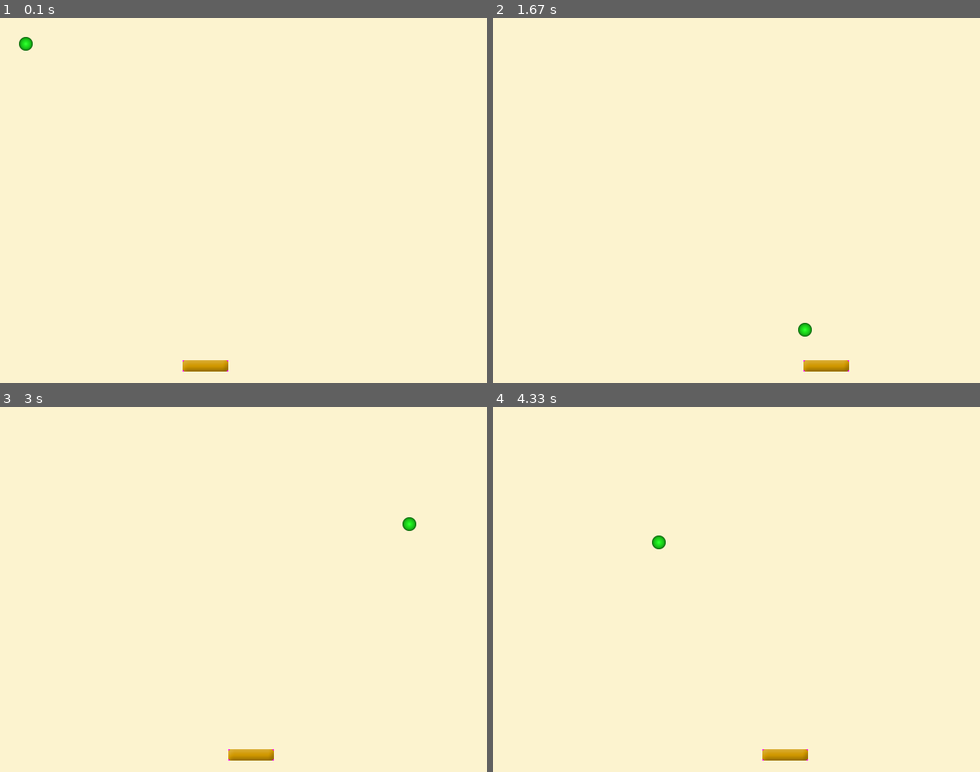
Above: before the commit, frames 1-4 (two rows, left to right).
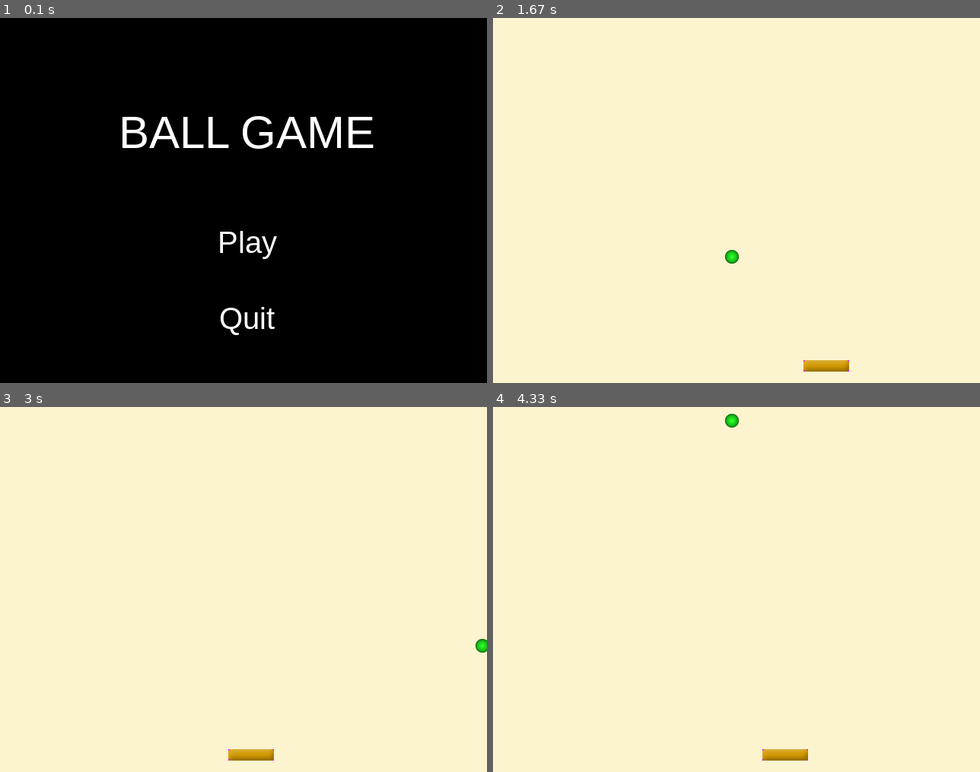
Above: after the commit, the same moments.

Repository: Aimar1109/3.Ebaluazioa
Game: pygame game, started from game_ball/game_02.py
The game is run twice, just before and just after one commit, with the same random seed, the same clock (stepped at 60 frames per second) and the same inputs.
Inputs (mouse positions are in pixels of both pictures, inside the frame that each line leads up to):
- Up to frame 1 (0.1 s): no input
- Up to frame 2 (1.67 s): click (741, 244) at 0.38 s, where only the run after the commit has a clickable "Play"; hold Right 0.67-1.13 s; hold Right 1.17-1.63 s
- Up to frame 3 (3 s): hold Left 1.67-2.2 s; hold Left 2.23-2.63 s; hold Right from 2.67 s (still down)
- Up to frame 4 (4.33 s): release Right at 3.3 s; hold Left 3.33-3.8 s; hold Right 3.83-4.3 s

The runs differ from the first frame. In frame 1, 100% of the frame differs, in the area x 0-100%, y 0-100%; in frame 2, 0.2%; in frame 3, 0.2%; in frame 4, 0.2%.

Commit message:
initial menu

Diff:
--- a/game_ball/game_02.py
+++ b/game_ball/game_02.py
@@ -8,7 +8,6 @@
 ball = pygame.image.load("ball.png")
 ballrect = ball.get_rect()
 
-speed = [4, 4]
 
 ballrect.move_ip(0, 0)
 
@@ -17,38 +16,71 @@
 
 baterect.move_ip(240, 450)
 
-jugando = True
+# INITIAL VARIABLES
+running = True
+game_state = False
+speed = [4, 4]
 
-while jugando:
-    for event in pygame.event.get():
-        if event.type == pygame.QUIT:
-            jugando = False
+def draw_menu():
+    ventana.fill((0, 0, 0))
+    font = pygame.font.SysFont('arial', 40)
+    font1 = pygame.font.SysFont('arial', 60)
 
-    keys = pygame.key.get_pressed()
+    title1 = font1.render('BALL GAME', True, (255, 255, 255))
+    ventana.blit(title1, (325 - title1.get_width()/2, 150 - title1.get_height()/2))
 
-    if keys[pygame.K_LEFT]:
-        if not baterect.left < 0:
-            baterect = baterect.move(-3, 0)
-    if keys[pygame.K_RIGHT]:
-        if  baterect.right < ventana.get_width():
-            baterect = baterect.move(3, 0)
+    start_button = font.render('Play', True, (255, 255, 255))
+    start_button_rect = start_button.get_rect(center=(325, 300))
+    ventana.blit(start_button, (325 - start_button.get_width()/2, 250 + start_button.get_height()/2))
 
-    ballrect = ballrect.move(speed)
+    end_button = font.render('Quit', True, (255, 255, 255))
+    end_button_rect = end_button.get_rect(center=(325, 400))
+    ventana.blit(end_button, (325 - end_button.get_width()/2, 350 + end_button.get_height()/2))
 
-    if ballrect.left < 0 or ballrect.right > ventana.get_width():
-        speed[0] = -speed[0]
+    pygame.display.update()
 
-    if ballrect.top < 0 or ballrect.bottom > ventana.get_height():
-        speed[1] = -speed[1]
+    return start_button_rect, end_button_rect
 
-    if baterect.colliderect(ballrect):
-        speed[1] = -speed[1]
+while running:
+    if game_state:
+        for event in pygame.event.get():
+            if event.type == pygame.QUIT:
+                running = False
+        keys = pygame.key.get_pressed()
 
-    ventana.fill((252, 243, 207))
+        if keys[pygame.K_LEFT]:
+            if not baterect.left < 0:
+                baterect = baterect.move(-3, 0)
+        if keys[pygame.K_RIGHT]:
+            if  baterect.right < ventana.get_width():
+                baterect = baterect.move(3, 0)
 
-    ventana.blit(ball, ballrect)
-    ventana.blit(bate, baterect)
-    pygame.display.flip()
-    pygame.time.Clock().tick(60)
+        ballrect = ballrect.move(speed)
+
+        if ballrect.left < 0 or ballrect.right > ventana.get_width():
+            speed[0] = -speed[0]
+
+        if ballrect.top < 0 or ballrect.bottom > ventana.get_height():
+            speed[1] = -speed[1]
+
+        if baterect.colliderect(ballrect):
+            speed[1] = -speed[1]
+
+        ventana.fill((252, 243, 207))
+
+        ventana.blit(ball, ballrect)
+        ventana.blit(bate, baterect)
+        pygame.display.flip()
+        pygame.time.Clock().tick(60)
+
+    else:
+        continue_button_rect, end_button_rect = draw_menu()
+        for event in pygame.event.get():
+            if event.type == pygame.MOUSEBUTTONDOWN:
+                if continue_button_rect.collidepoint(event.pos):
+                    speed = [4, 4]
+                    game_state = True
+                elif end_button_rect.collidepoint(event.pos):
+                    running = False
 
 pygame.quit()
